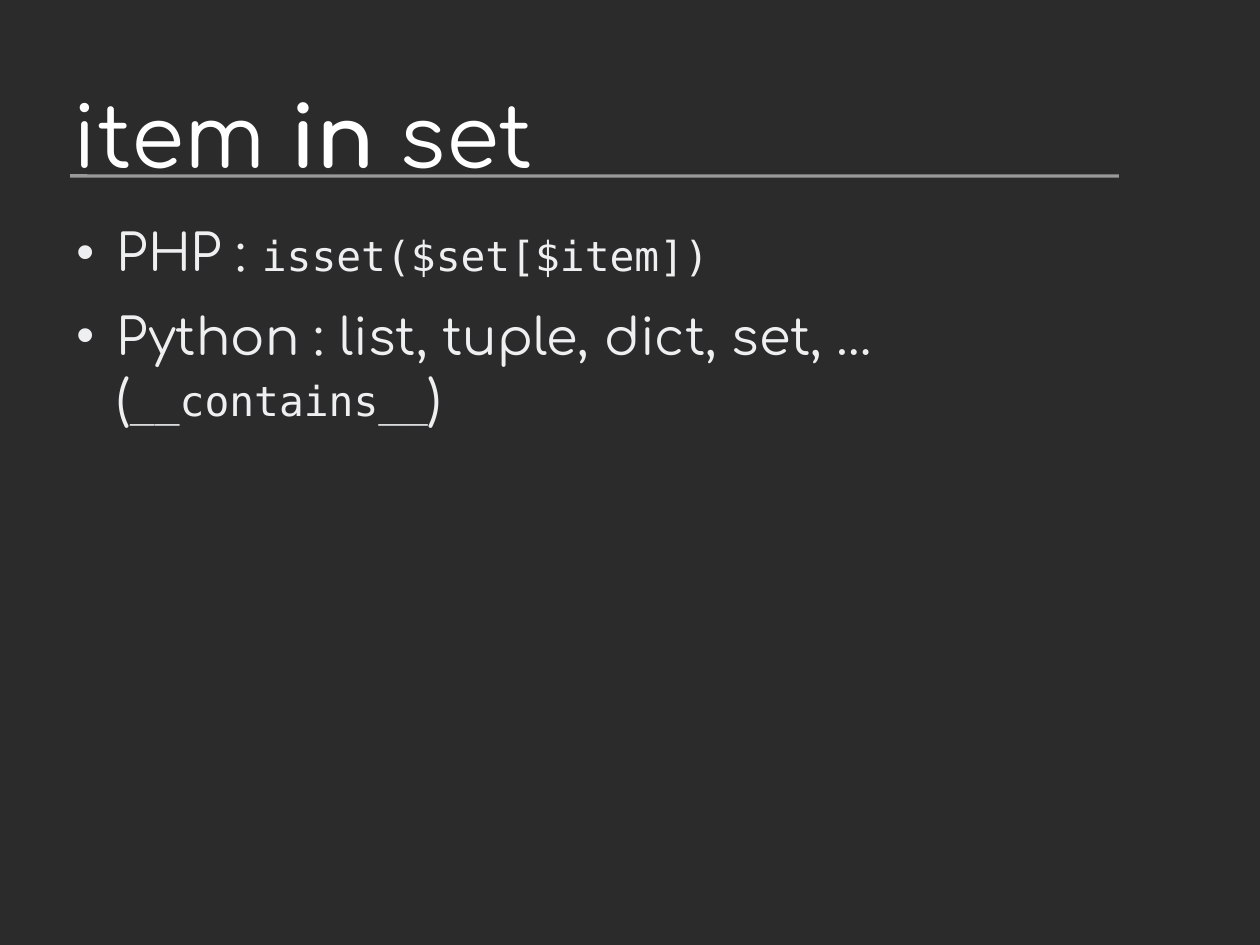
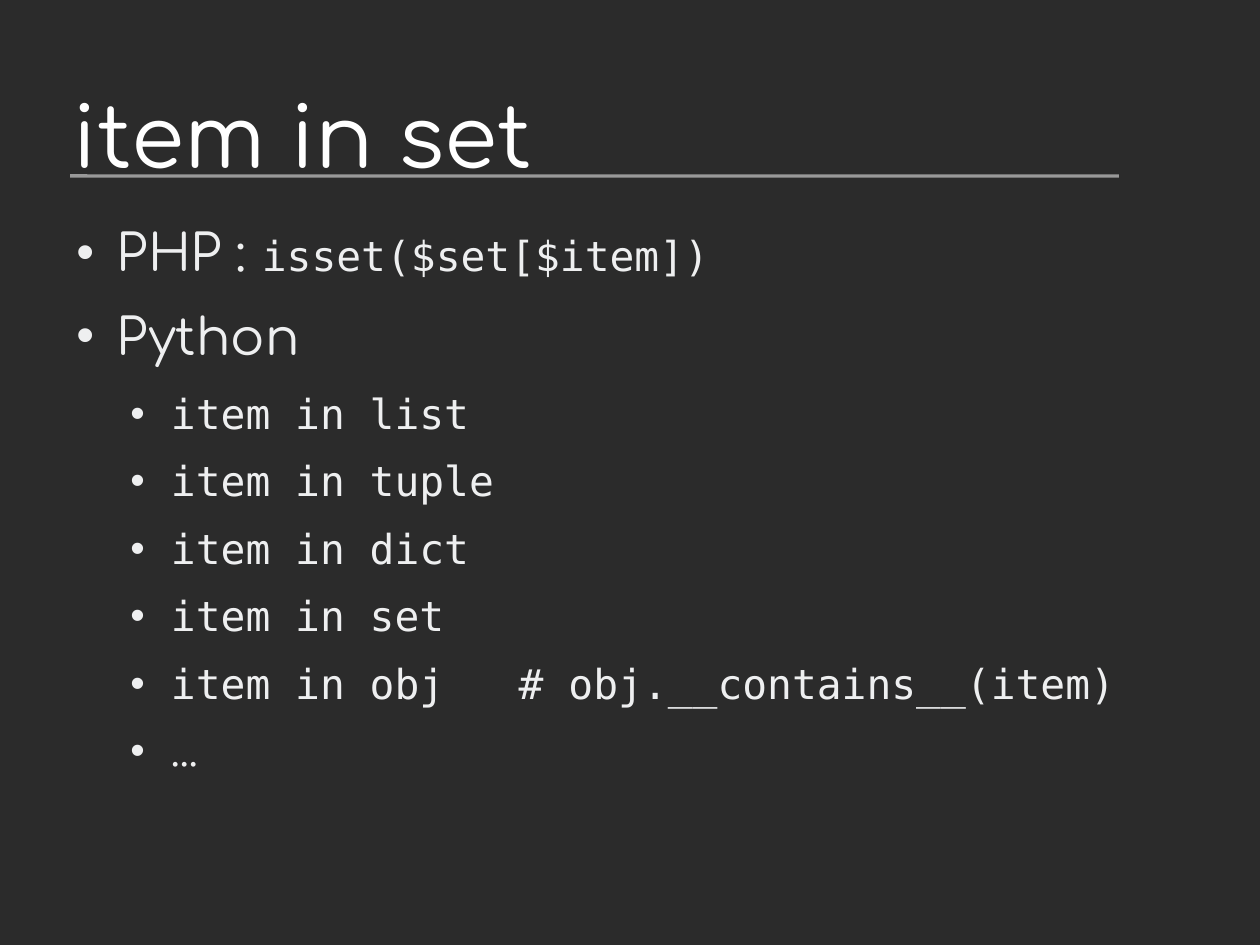
Before and after one commit to vstinner/talks, a slide deck: slide 11 of 2011-PyconFR-Rennes/langage/langage_homogene.odp. Drawn at 1260x945 pixels with LibreOffice and Linux fonts; fonts in the diff are those of the drawing; background and template pictures are left out; a plain dark background stands for a picture behind light text. Boxes give left, top, right and bottom in pixels: in the first picture for what was removed or moved away, otherwise in the second. Text is boxed around its words. In the diff, an @@ line names an element or a change of style, - is before the commit and + after.

```diff
--- a/2011-PyconFR-Rennes/langage/langage_homogene.odp
+++ b/2011-PyconFR-Rennes/langage/langage_homogene.odp
@@ title "item in set" at (x1=72, y1=103, x2=531, y2=178): bold off in "in" @@
@@ text at (x1=117, y1=315, x2=1115, y2=708): text changed; size 32 to 26 pt; font Comfortaa to DejaVu Sans Mono @@
-• Python : list, tuple, dict, set, … (__contains__)
+• Python
+  • item in list
+  • item in tuple
+  • item in dict
+  • item in set
+  • item in obj # obj.__contains__(item)
+  • ...
```
Also in this commit, not shown: 17 other slides changed, 11 slides added, 12 slides removed, 3 other files.
